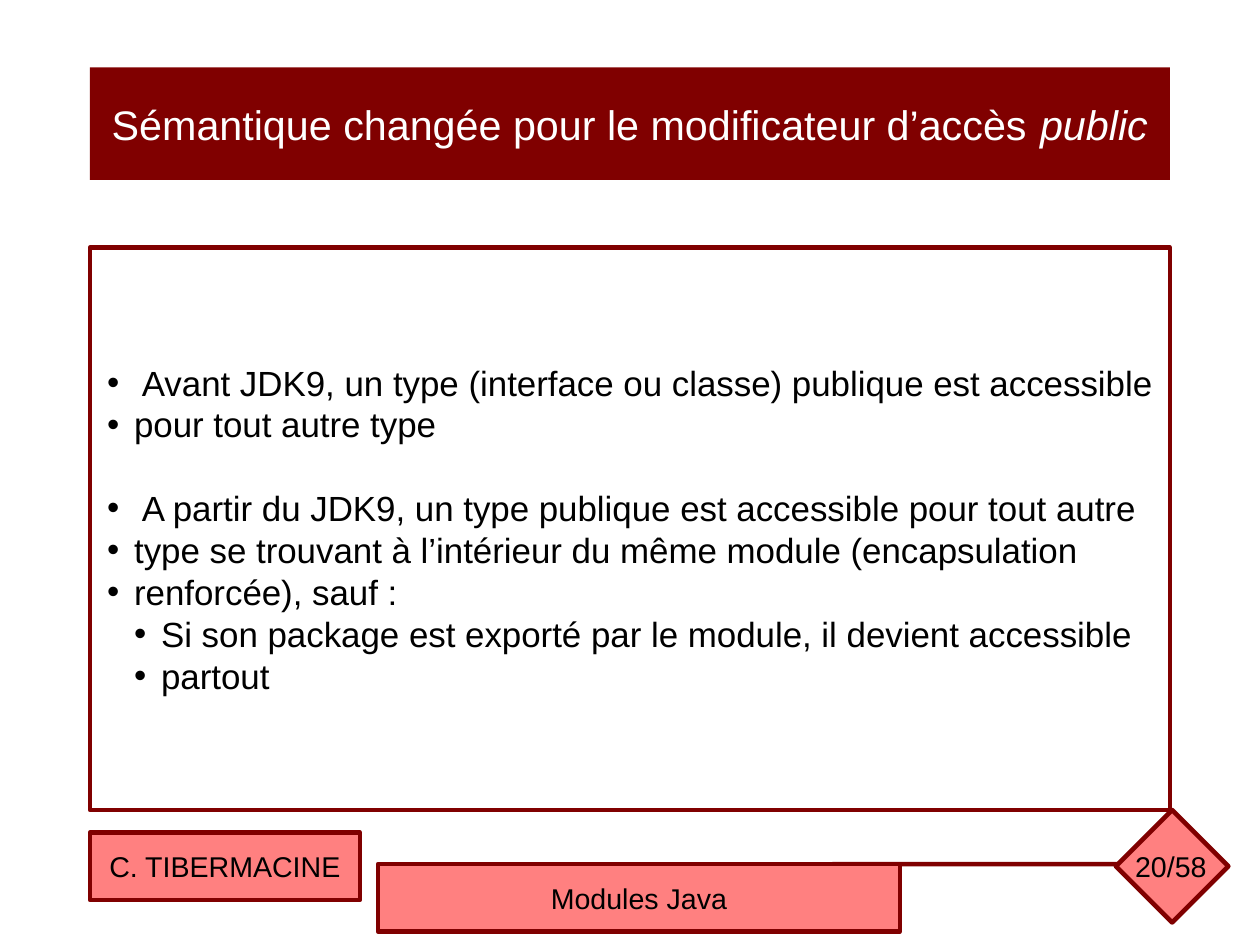
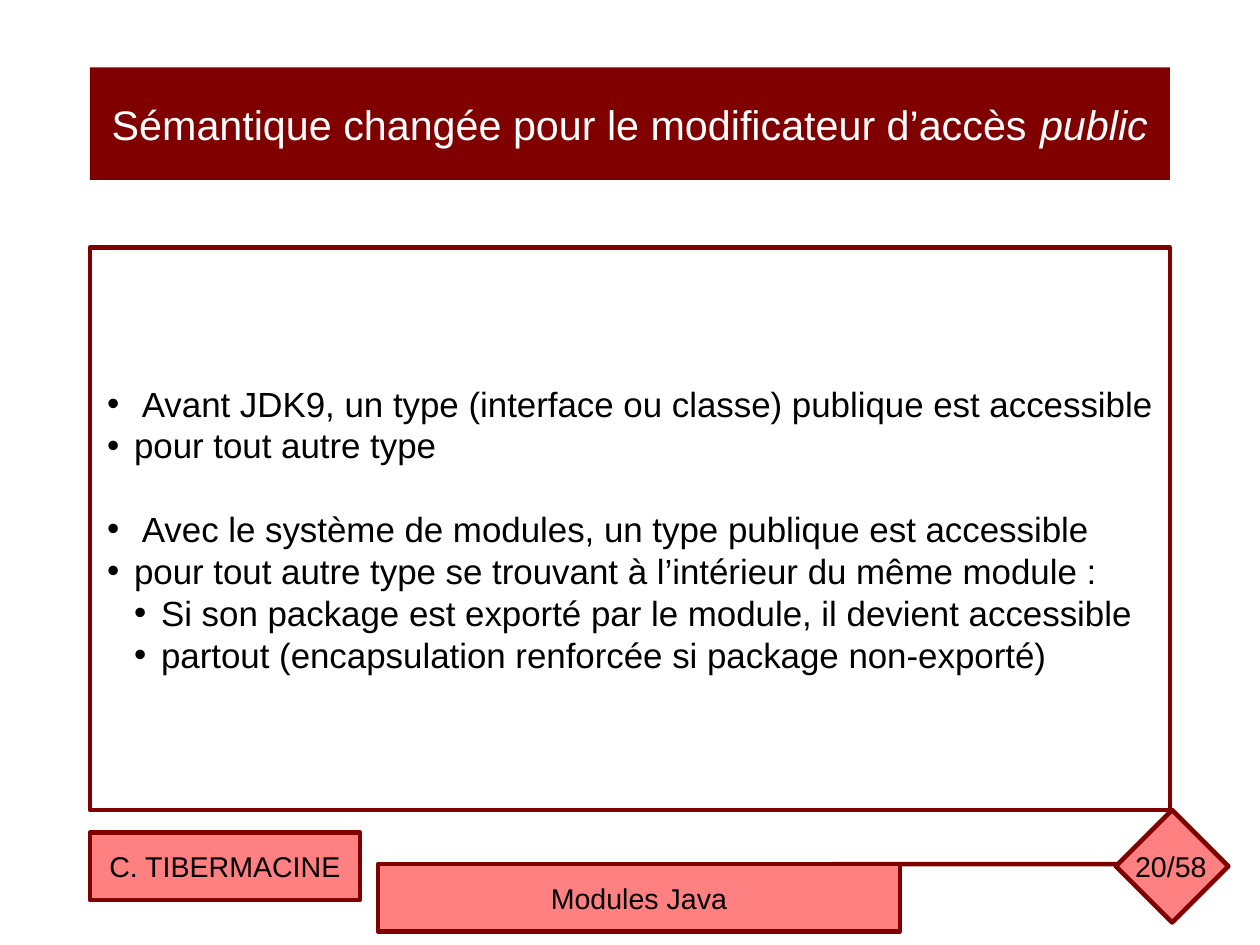
Before and after one commit to ctiber/composants, a slide deck: slide 20 of cours/cours6.odp. Drawn at 1260x945 pixels with LibreOffice and Linux fonts; fonts in the diff are those of the drawing. Boxes give left, top, right and bottom in pixels: in the first picture for what was removed or moved away, otherwise in the second. Text is boxed around its words. In the diff, an @@ line names an element or a change of style, - is before the commit and + after.

```diff
--- a/cours/cours6.odp
+++ b/cours/cours6.odp
@@ text in rectangle at (134,516,1089,591): text changed @@
-• A partir du JDK9, un type publique est accessible pour tout autre
-• type se trouvant à l’intérieur du même module (encapsulation
-• renforcée), sauf :
+• Avec le système de modules, un type publique est accessible
+• pour tout autre type se trouvant à l’intérieur du même module :
@@ text in rectangle at (161,642,1047,675): text changed @@
-  • partout
+  • partout (encapsulation renforcée si package non-exporté)
```
Also in this commit, not shown: 21 other slides changed, 1 other file.
